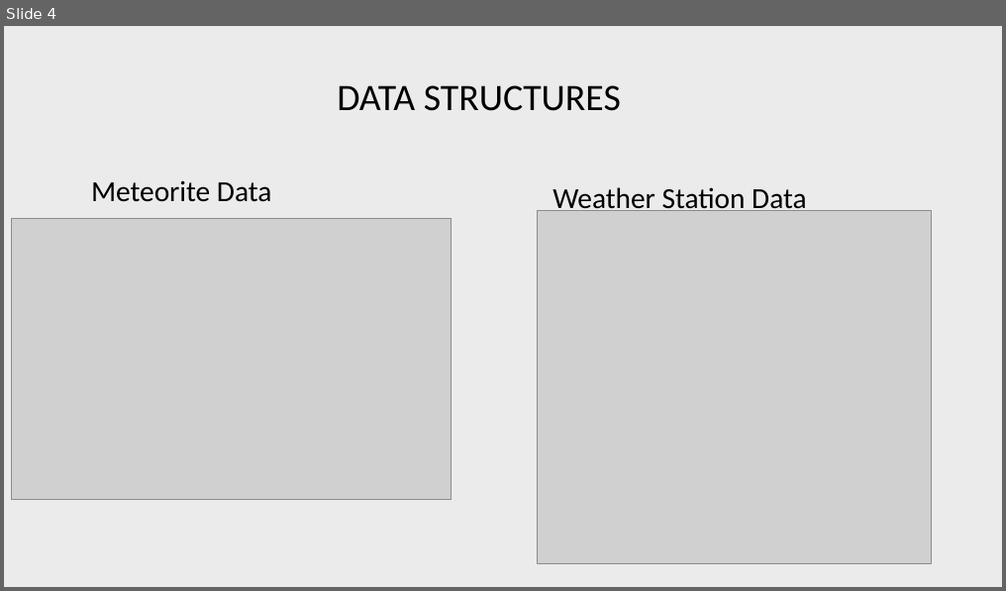
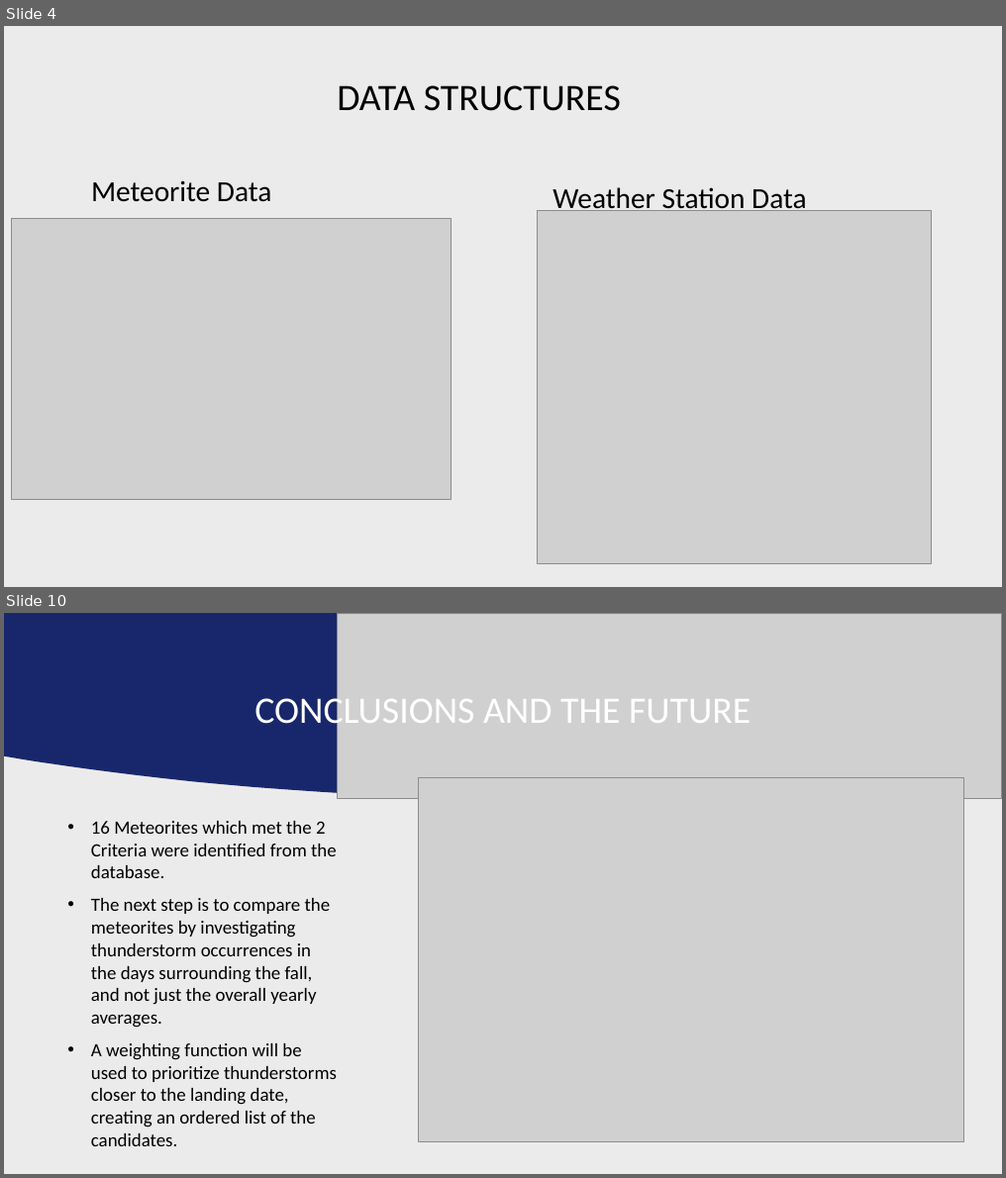
Before and after one commit to Jollyfalcon/Mjolnir, a slide deck: Mjolnir Group Presentation.pptx. Shown one above the other, each under a label of ours: slide 4 before the commit, slides 4 and 10 after it; the slides between them are not shown. The pictures are 1006x591 and 1006x1178 pixels, drawn with LibreOffice and Linux fonts; fonts in the diff are those of the drawing; grey boxes stand for pictures; background and template pictures are left out. Boxes give left, top, right and bottom in pixels: in the first picture for what was removed or moved away, otherwise in the second. Text is boxed around its words. In the diff, an @@ line names an element or a change of style, - is before the commit and + after.

```diff
--- a/Mjolnir Group Presentation.pptx
+++ b/Mjolnir Group Presentation.pptx
@@ slide 10 added at (4,613,1002,1174), background picture (left out) @@
@@ freeform shape added at (4,613,1002,799), fill #18276C @@
@@ picture added at (338,613,1002,799) @@
@@ title added at (254,691,750,732), 36 pt, text #FFFFFF @@
+CONCLUSIONS AND THE FUTURE
@@ picture added at (418,777,963,1143) @@
@@ text added at (91,821,337,1147), 18 pt, text #000000 @@
+• 16 Meteorites which met the 2 Criteria were identified from the database.
+• The next step is to compare the meteorites by investigating thunderstorm occurrences in the days surrounding the fall, and not just the overall yearly averages.
+• A weighting function will be used to prioritize thunderstorms closer to the landing date, creating an ordered list of the candidates.
```
Also in this commit, not shown: 4 slides changed, 3 other slides added, 2 slides removed, 1 other file.
